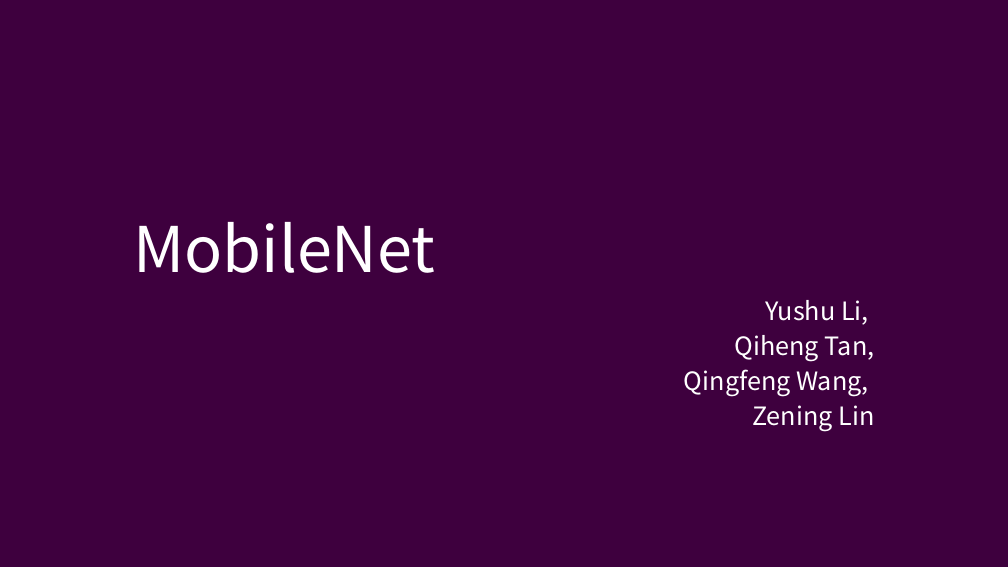
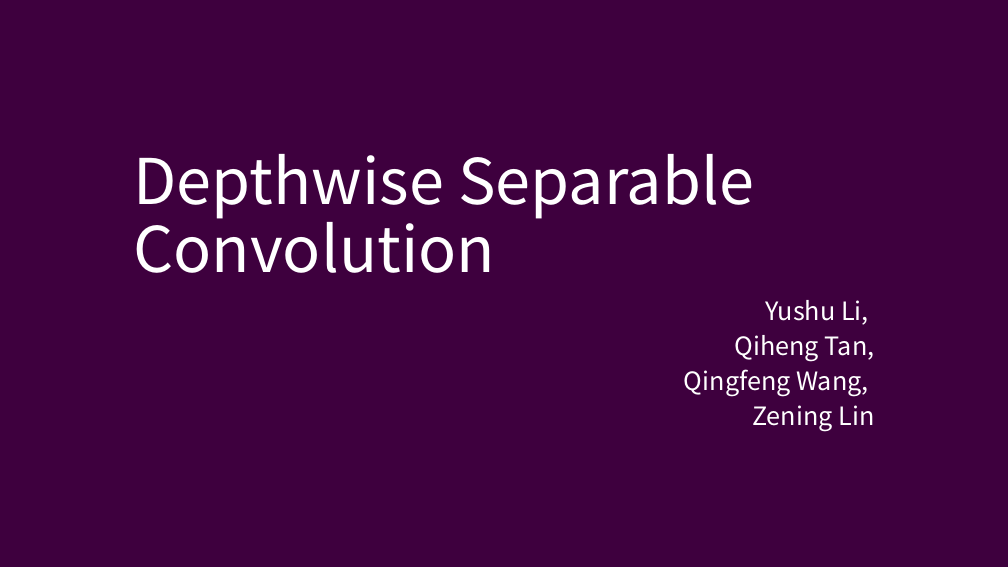
Before and after one commit to ZeningLin/DSP-Big-Project-SCUT, a slide deck: slide 1 of MobileNetsReadOnly.pptx. Drawn at 1008x567 pixels with LibreOffice and Linux fonts; fonts in the diff are those of the drawing. Boxes give left, top, right and bottom in pixels: in the first picture for what was removed or moved away, otherwise in the second. Text is boxed around its words. In the diff, an @@ line names an element or a change of style, - is before the commit and + after.

```diff
--- a/MobileNetsReadOnly.pptx
+++ b/MobileNetsReadOnly.pptx
@@ title at (134, 154, 754, 273): text changed @@
-MobileNet
+Depthwise Separable Convolution
```
Also in this commit, not shown: 7 other slides changed.
